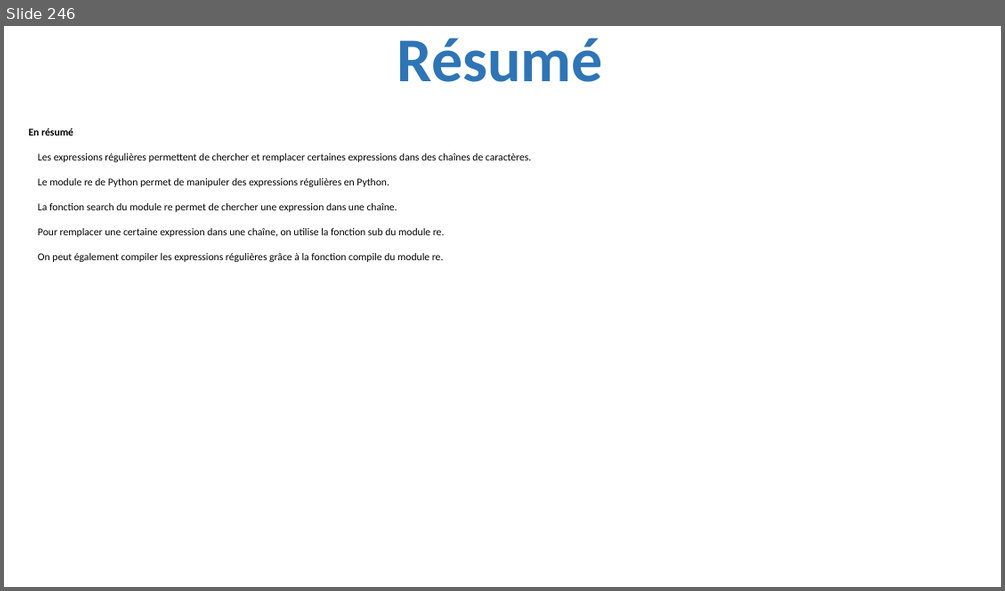
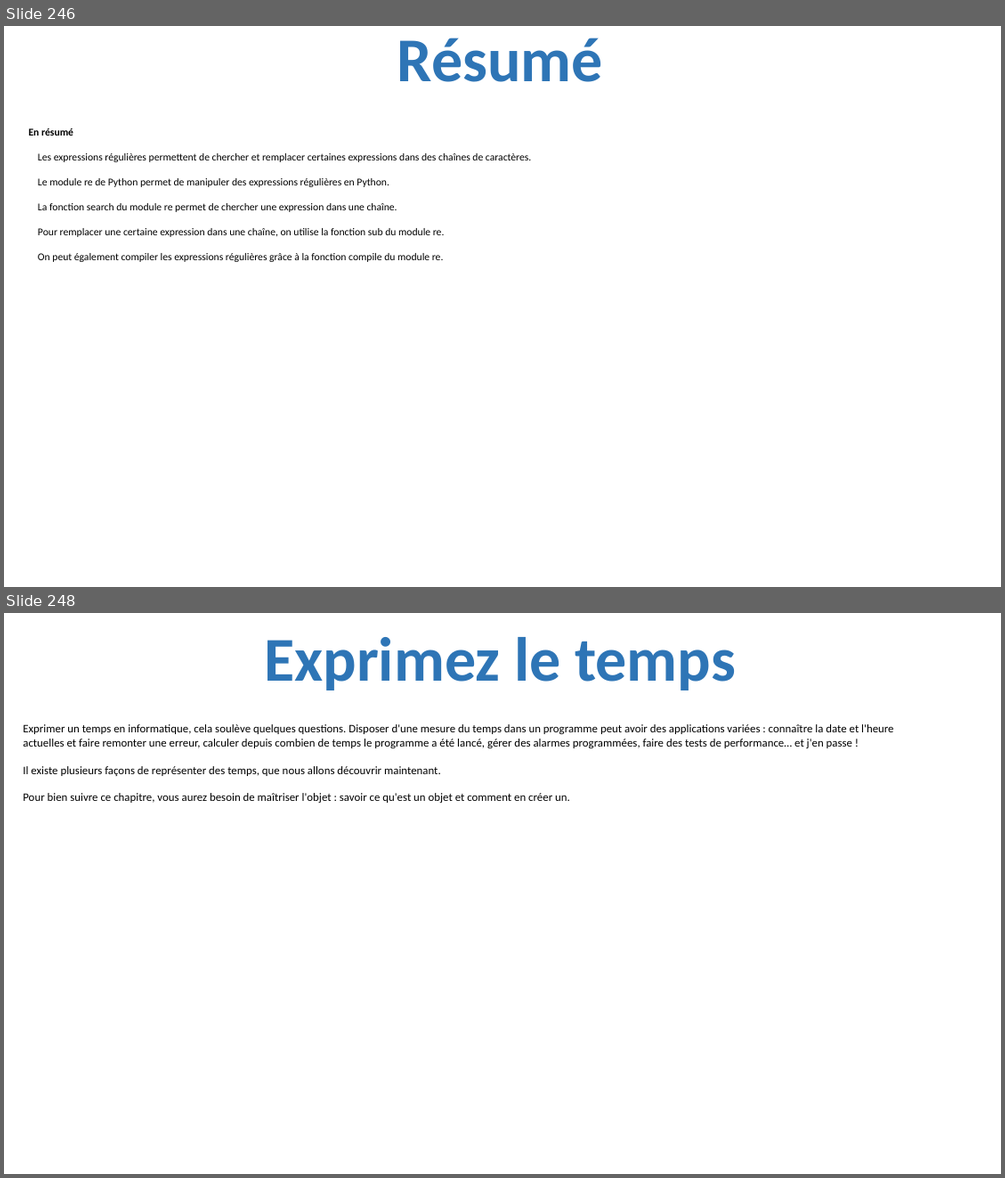
Before and after one commit to julienPalleau/PythonDoc, a slide deck: Python-resume.pptx. Shown one above the other, each under a label of ours: slide 246 before the commit, slides 246 and 248 after it; the slides between them are not shown. The pictures are 1005x591 and 1005x1178 pixels, drawn with LibreOffice and Linux fonts; fonts in the diff are those of the drawing. Boxes give left, top, right and bottom in pixels: in the first picture for what was removed or moved away, otherwise in the second. Text is boxed around its words. In the diff, an @@ line names an element or a change of style, - is before the commit and + after.

Commit message:
Exprimez le temps

```diff
--- a/Python-resume.pptx
+++ b/Python-resume.pptx
@@ slide 248 added at bbox=[4, 613, 1001, 1174], background #FFFFFF @@
@@ title added at bbox=[264, 637, 736, 690], 60 pt, text #2E75B6, bold @@
+Exprimez le temps
@@ text added at bbox=[23, 724, 893, 803], 11 pt, text #000000 @@
+Exprimer un temps en informatique, cela soulève quelques questions. Disposer d'une mesure du temps dans un programme peut avoir des applications variées : connaître la date et l'heure actuelles et faire remonter une erreur, calculer depuis combien de temps le programme a été lancé, gérer des alarmes programmées, faire des tests de performance… et j'en passe !
+Il existe plusieurs façons de représenter des temps, que nous allons découvrir maintenant.
+Pour bien suivre ce chapitre, vous aurez besoin de maîtriser l'objet : savoir ce qu'est un objet et comment en créer un.
```
Also in this commit, not shown: 10 other slides added.
